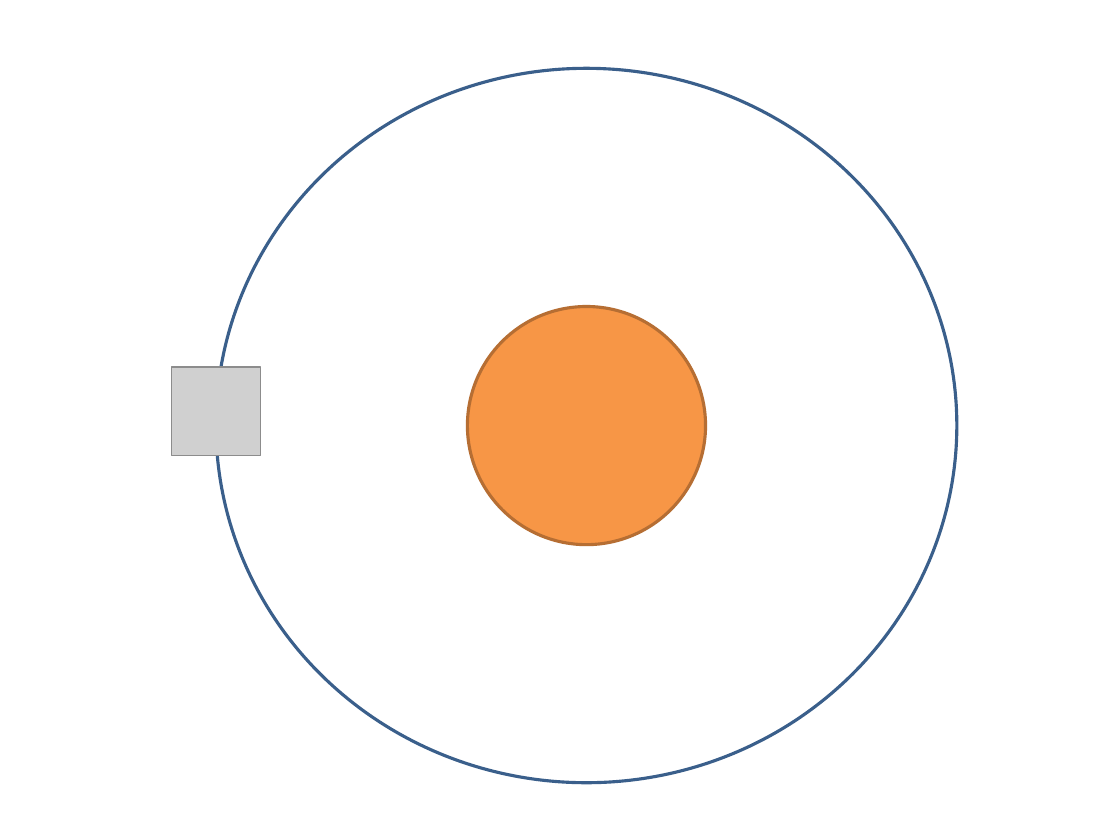
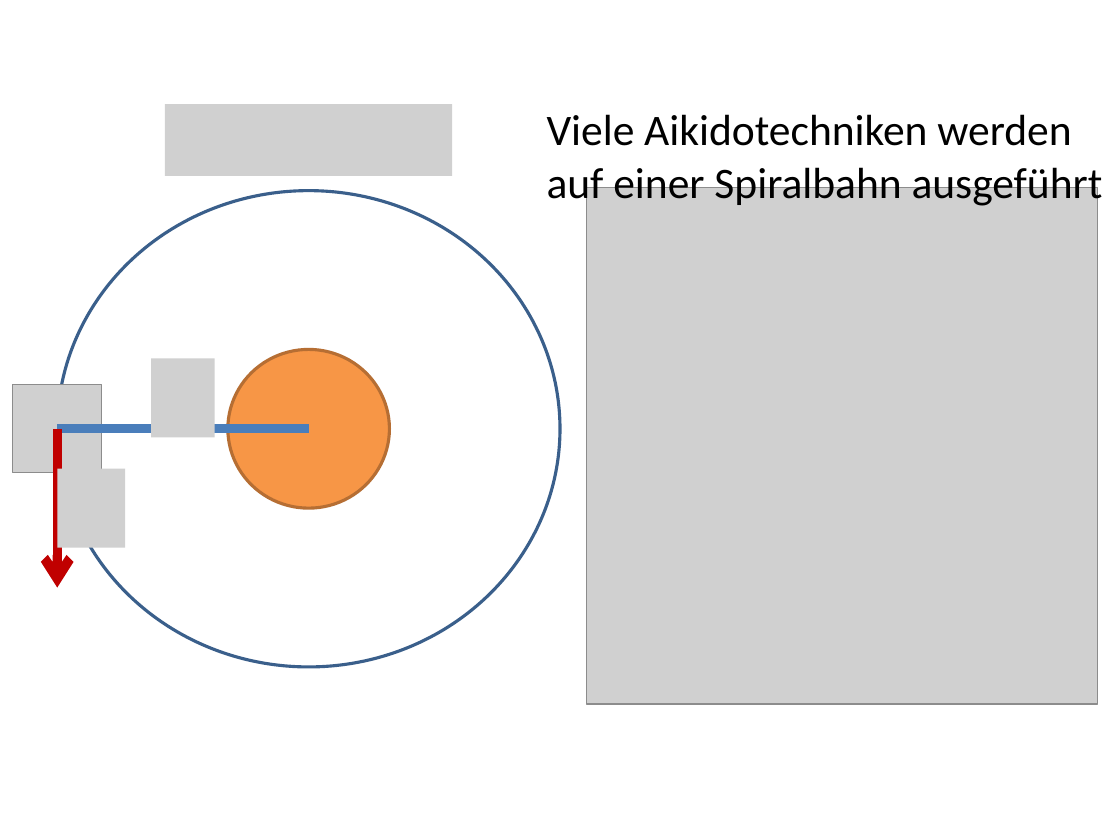
Before and after one commit to keale/Physik_in_Aikido, a slide deck: slide 11 of LNdW2013 physik in Aikido/LNdW2013 Physik in Aikido.pptx. Drawn at 1120x840 pixels with LibreOffice and Linux fonts; fonts in the diff are those of the drawing; grey boxes stand for pictures; background and template pictures are left out. Boxes give left, top, right and bottom in pixels: in the first picture for what was removed or moved away, otherwise in the second. Text is boxed around its words. In the diff, an @@ line names an element or a change of style, - is before the commit and + after.

```diff
--- a/LNdW2013 physik in Aikido/LNdW2013 Physik in Aikido.pptx
+++ b/LNdW2013 physik in Aikido/LNdW2013 Physik in Aikido.pptx
@@ picture added at (165, 104, 452, 176) @@
@@ text added at (547, 114, 1103, 209), 28 pt, text #000000 @@
+Viele Aikidotechniken werden
+auf einer Spiralbahn ausgeführt
@@ ellipse: place and size @@
-ellipse at (216, 68, 956, 783)
+ellipse at (57, 190, 560, 666)
@@ picture added at (587, 188, 1098, 704) @@
@@ picture added at (151, 358, 215, 438) @@
@@ ellipse: place and size @@
-ellipse at (467, 307, 706, 545)
+ellipse at (227, 349, 389, 508)
@@ picture added at (12, 384, 102, 473) @@
@@ picture removed at (171, 367, 261, 456) @@
@@ line added from (57, 429) to (309, 429), #4B7EBC 6 pt @@
@@ arrow added from (57, 429) to (57, 588), #C00000 6 pt @@
@@ picture added at (57, 468, 125, 548) @@
```
Also in this commit, not shown: 4 other slides changed.
